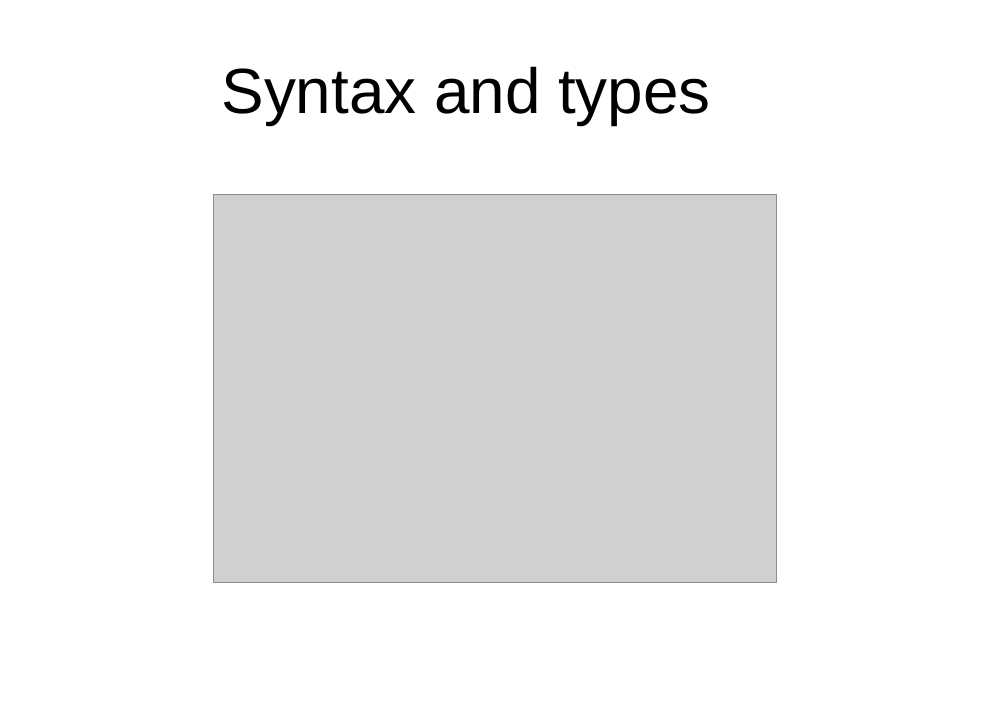
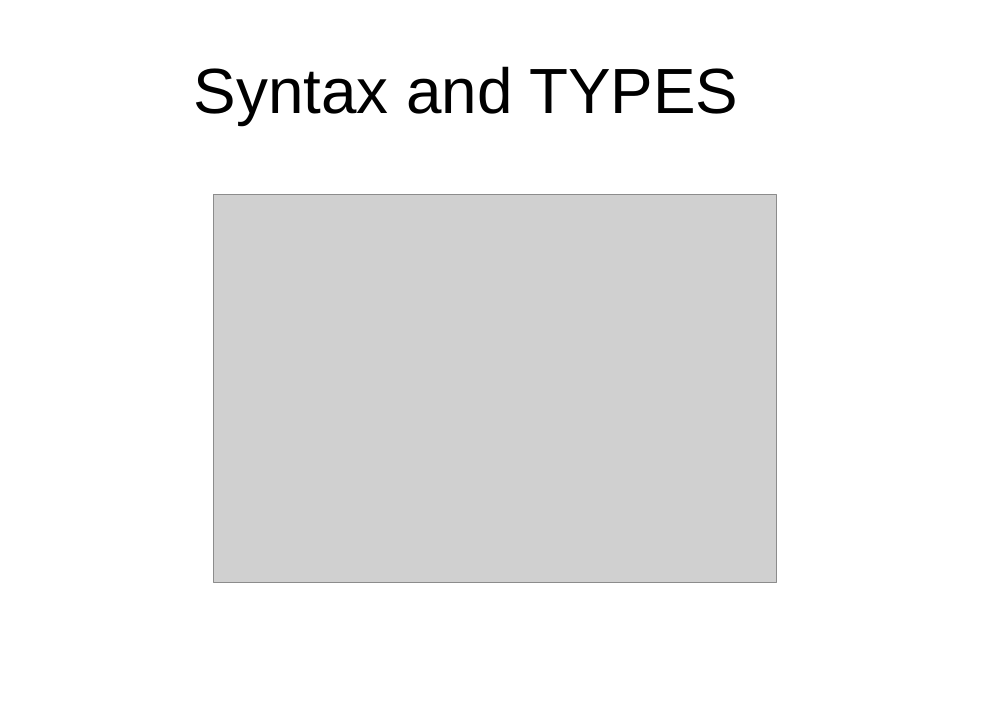
Before and after one commit to peterborkuti/other, a slide deck: slide 29 of JavaScriptBasics/jsbasics-slide.odp (slide 26 before the commit). Drawn at 1008x713 pixels with LibreOffice and Linux fonts; fonts in the diff are those of the drawing; grey boxes stand for pictures; background and template pictures are left out. Boxes give left, top, right and bottom in pixels: in the first picture for what was removed or moved away, otherwise in the second. Text is boxed around its words. In the diff, an @@ line names an element or a change of style, - is before the commit and + after.

```diff
--- a/JavaScriptBasics/jsbasics-slide.odp
+++ b/JavaScriptBasics/jsbasics-slide.odp
@@ title at [194,66,738,125]: text changed @@
-Syntax and types
+Syntax and TYPES
```
Also in this commit, not shown: 1 other slide changed, 13 slides added, 5 other files.
